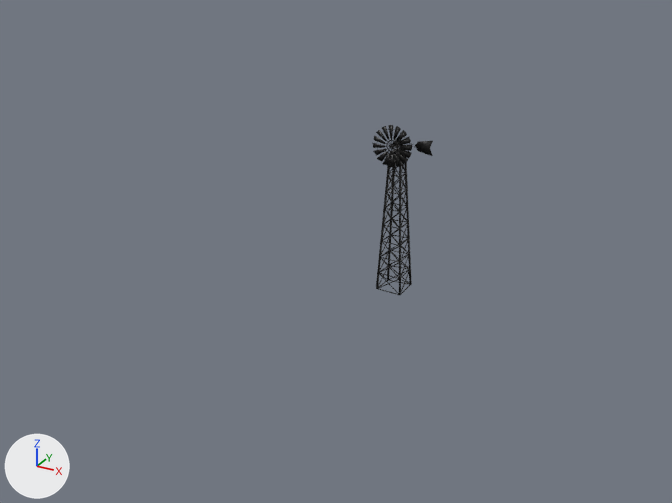
The FBX model Houdini/Windmill.fbx as it was, and as the next commit left it.
Before and after are seen from a camera (50 mm lens) standing at (0.254, -0.499, 0.276) and looking at (-0.006, -0.027, 0.04). Lighting does not change. The marker at lower left points along +X, +Y and +Z. Where no turn or scale is listed for an object, it has been applied to the vertices.

In view in the first picture: 'Windmill'.
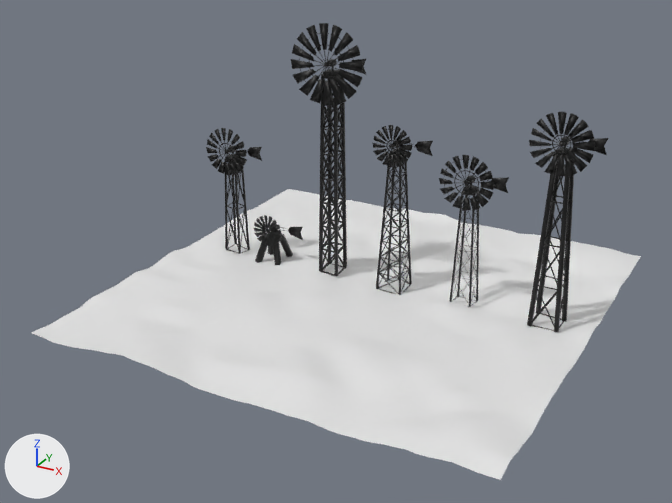
Location of each change, [x1, y1, x2, y2] in pixels of the pictures (672 x 503 px):
'terrain', added
    after: [32, 189, 641, 480]
'Windmill1', added (black)
    after: [291, 23, 366, 276]
    faces in mat_legs_mat (black #000000): [319, 69, 347, 276]
    faces in mat_fan_mat (black #000000): [291, 23, 363, 106]
    faces in mat_gearbox_mat (black #000000): [299, 33, 366, 90]
'Windmill5', added (black)
    after: [527, 111, 609, 332]
    faces in mat_legs_mat (black #000000): [527, 147, 575, 332]
    faces in mat_fan_mat (black #000000): [529, 111, 595, 177]
    faces in mat_gearbox_mat (black #000000): [540, 123, 609, 165]
'Windmill2', added (black)
    after: [439, 155, 509, 307]
    faces in mat_fan_mat (black #000000): [439, 155, 494, 211]
    faces in mat_legs_mat (black #000000): [449, 185, 479, 307]
    faces in mat_gearbox_mat (black #000000): [444, 159, 509, 205]
'Windmill4', added (black)
    after: [206, 128, 262, 254]
    faces in mat_legs_mat (black #000000): [224, 154, 250, 254]
    faces in mat_fan_mat (black #000000): [206, 128, 247, 175]
    faces in mat_gearbox_mat (black #000000): [212, 133, 262, 161]
'Windmill3', added (black)
    after: [253, 215, 303, 265]
    faces in mat_fan_mat (black #000000): [253, 215, 282, 246]
    faces in mat_legs_mat (black #000000): [255, 233, 293, 265]
    faces in mat_gearbox_mat (black #000000): [256, 217, 303, 240]

The change, as a list of edits to the scene's bpy script:
```text
Add me_windmill2:
    me_windmill2.from_pydata(...)  # 1953 vertices, 1326 faces; spans x 0.0374..0.079, y 0.0076..0.0253, z 0.0006..0.1036
    me_windmill2.polygons.foreach_set('use_smooth', [True] * 1326)
    # faces by material slot: [578, 306, 442]
    me_windmill2.materials.append(mat_legs_mat)  # black #000000
    me_windmill2.materials.append(mat_fan_mat)  # black #000000
    me_windmill2.materials.append(mat_gearbox_mat)  # black #000000
Add me_terrain:
    me_terrain.from_pydata(...)  # 2500 vertices, 2401 faces; spans x -0.15..0.15, y -0.15..0.15, z 0.0..0.007
    me_terrain.polygons.foreach_set('use_smooth', [True] * 2401)
Add me_windmill3:
    me_windmill3.from_pydata(...)  # 1085 vertices, 878 faces; spans x -0.1013..-0.066, y 0.0064..0.0276, z -0.0005..0.0374
    me_windmill3.polygons.foreach_set('use_smooth', [True] * 878)
    # faces by material slot: [130, 306, 442]
    me_windmill3.materials.append(mat_legs_mat)  # black #000000
    me_windmill3.materials.append(mat_fan_mat)  # black #000000
    me_windmill3.materials.append(mat_gearbox_mat)  # black #000000
Add me_windmill4:
    me_windmill4.from_pydata(...)  # 1519 vertices, 1102 faces; spans x -0.1388..-0.098, y 0.0063..0.0234, z 0.0003..0.096
    me_windmill4.polygons.foreach_set('use_smooth', [True] * 1102)
    # faces by material slot: [354, 306, 442]
    me_windmill4.materials.append(mat_legs_mat)  # black #000000
    me_windmill4.materials.append(mat_fan_mat)  # black #000000
    me_windmill4.materials.append(mat_gearbox_mat)  # black #000000
Add me_windmill1:
    me_windmill1.from_pydata(...)  # 2667 vertices, 1753 faces; spans x -0.068..-0.016, y 0.006..0.024, z 0.002..0.174
    me_windmill1.polygons.foreach_set('use_smooth', [True] * 1753)
    # faces by material slot: [1005, 306, 442]
    me_windmill1.materials.append(mat_legs_mat)  # black #000000
    me_windmill1.materials.append(mat_fan_mat)  # black #000000
    me_windmill1.materials.append(mat_gearbox_mat)  # black #000000
Add me_windmill5:
    me_windmill5.from_pydata(...)  # 1925 vertices, 1312 faces; spans x 0.0922..0.135, y 0.0061..0.0268, z 0.0004..0.1378
    me_windmill5.polygons.foreach_set('use_smooth', [True] * 1312)
    # faces by material slot: [564, 306, 442]
    me_windmill5.materials.append(mat_legs_mat)  # black #000000
    me_windmill5.materials.append(mat_fan_mat)  # black #000000
    me_windmill5.materials.append(mat_gearbox_mat)  # black #000000
Add ob_windmill2:
    ob_windmill2 = bpy.data.objects.new('Windmill2', me_windmill2)
    ob_windmill2.location = (0.01, 0.0, 0.0)
Add ob_terrain:
    ob_terrain = bpy.data.objects.new('terrain', me_terrain)
    ob_terrain.location = (0.0, 0.0, 0.0)
Add ob_windmill3:
    ob_windmill3 = bpy.data.objects.new('Windmill3', me_windmill3)
    ob_windmill3.location = (0.01, 0.0, 0.0)
Add ob_windmill4:
    ob_windmill4 = bpy.data.objects.new('Windmill4', me_windmill4)
    ob_windmill4.location = (0.01, 0.0, 0.0)
Add ob_windmill1:
    ob_windmill1 = bpy.data.objects.new('Windmill1', me_windmill1)
    ob_windmill1.location = (0.01, 0.0, 0.0)
Add ob_windmill5:
    ob_windmill5 = bpy.data.objects.new('Windmill5', me_windmill5)
    ob_windmill5.location = (0.01, 0.0, 0.0)
```
